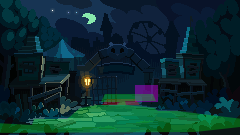
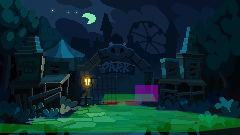
The second w=240, h=135 image is a revision of the first. Changes to its layers:
added layer "Layer 5" in group "ThemeParkEntrance.png" over [left=102, top=61, right=129, bottom=73]
